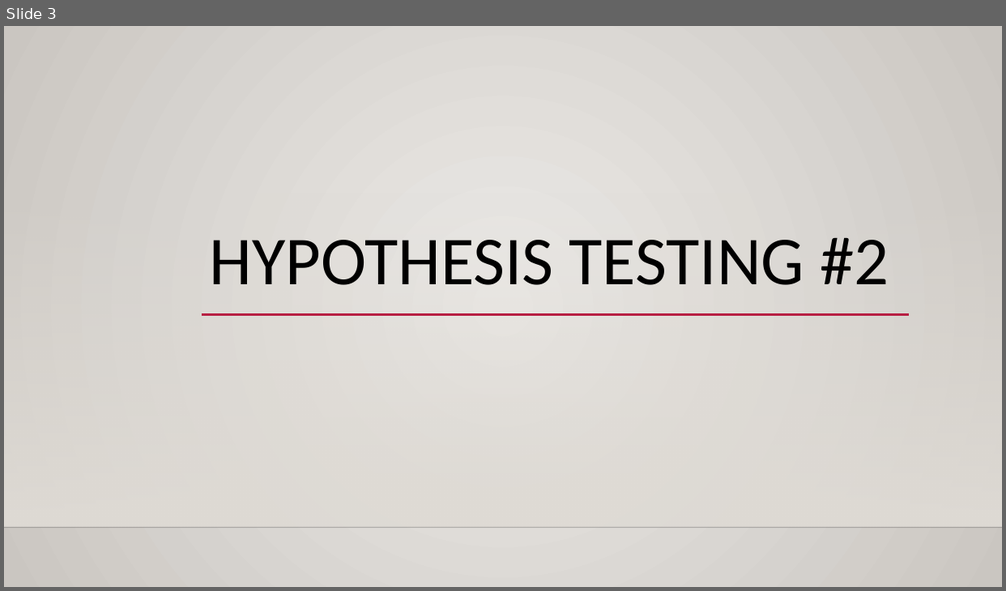
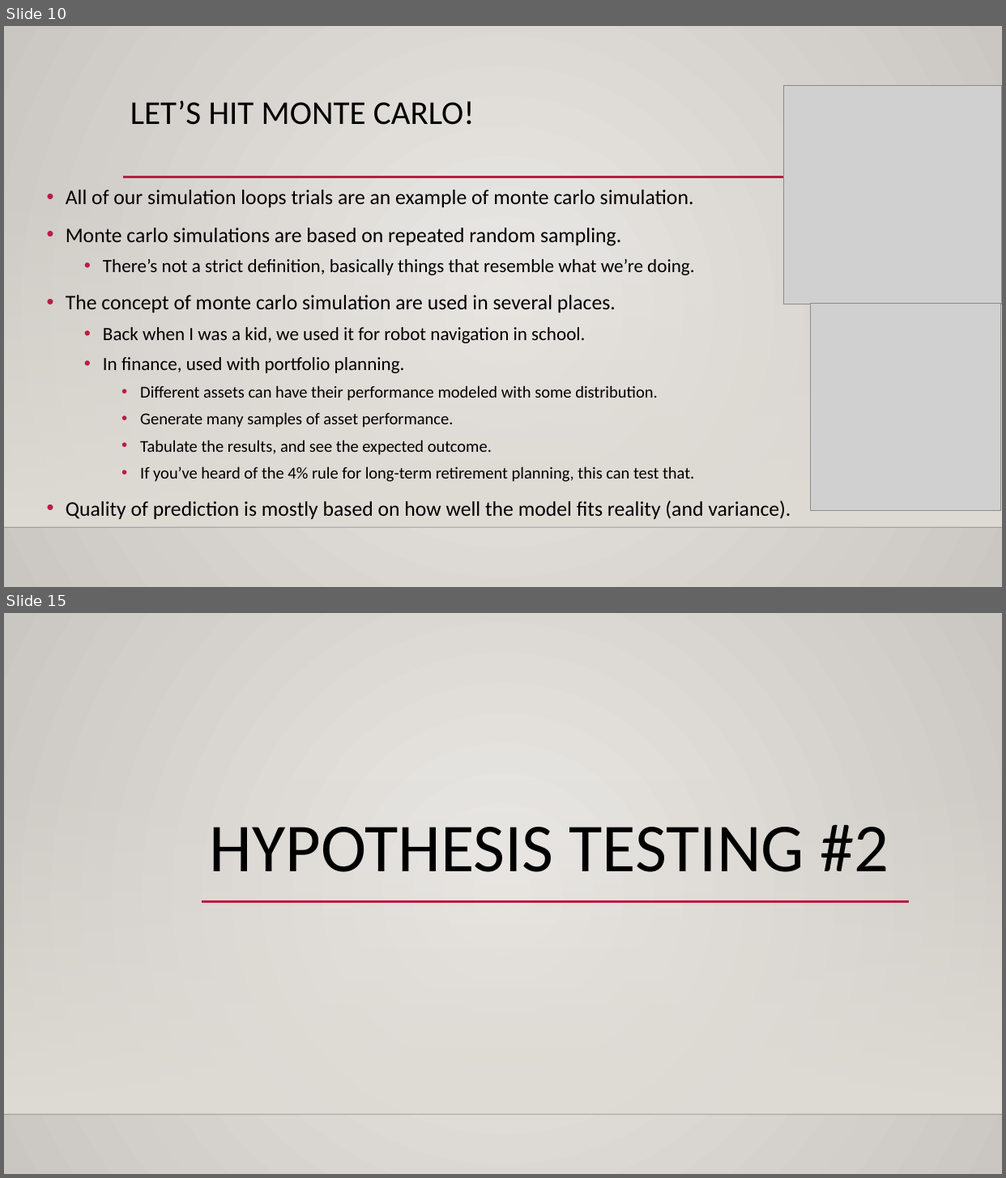
Before and after one commit to AkeemSemperDataScience/Basic_Stats_in_Python_Student_Repository, a slide deck: reference_material/slides/hyp_test_2_power.pptx. Shown one above the other, each under a label of ours: slide 3 before the commit, slides 10 and 15 after it; the slides between them are not shown. The pictures are 1006x591 and 1006x1178 pixels, drawn with LibreOffice and Linux fonts; fonts in the diff are those of the drawing; grey boxes stand for pictures; background and template pictures are left out. Boxes give left, top, right and bottom in pixels: in the first picture for what was removed or moved away, otherwise in the second. Text is boxed around its words. In the diff, an @@ line names an element or a change of style, - is before the commit and + after.

```diff
--- a/reference_material/slides/hyp_test_2_power.pptx
+++ b/reference_material/slides/hyp_test_2_power.pptx
@@ slide 10 added at [4, 26, 1002, 587], background gradient #ECEAE7 to #CAC7C1; not listed: 2 template elements that a slide beside it also shows @@
@@ picture added at [783, 85, 1002, 304] @@
@@ title added at [130, 101, 475, 125], 32 pt, text #000000 @@
+LET’S HIT MONTE CARLO!
@@ text added at [66, 190, 791, 519], 20 pt, text #000000 @@
+• All of our simulation loops trials are an example of monte carlo simulation.
+• Monte carlo simulations are based on repeated random sampling.
+  • There’s not a strict definition, basically things that resemble what we’re doing.
+• The concept of monte carlo simulation are used in several places.
+  • Back when I was a kid, we used it for robot navigation in school.
+  • In finance, used with portfolio planning.
+    • Different assets can have their performance modeled with some distribution.
+    • Generate many samples of asset performance.
+    • Tabulate the results, and see the expected outcome.
+    • If you’ve heard of the 4% rule for long-term retirement planning, this can test that.
+• Quality of prediction is mostly based on how well the model fits reality (and variance).
@@ line added from (123, 177) to (910, 177), #B71E42 2.5 pt @@
@@ picture added at [810, 304, 1001, 511] @@
@@ what was slide 3 is now slide 15 @@
```
Also in this commit, not shown: 1 slide changed, 11 other slides added, 3 other files.
